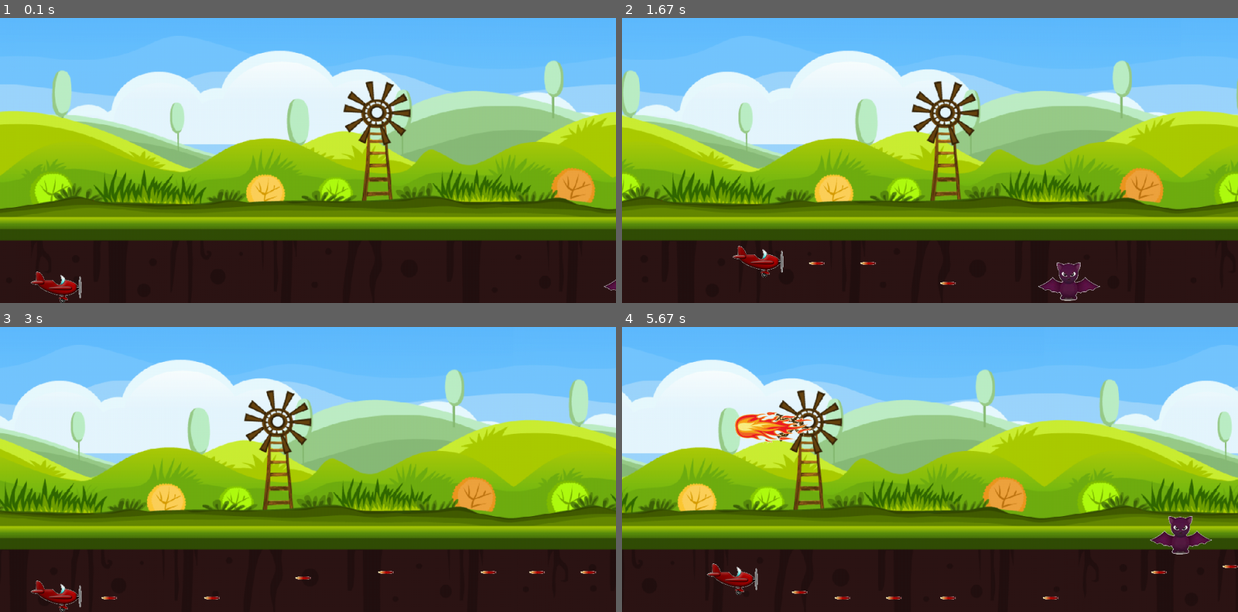
Above: before the commit, frames 1-4 (two rows, left to right).
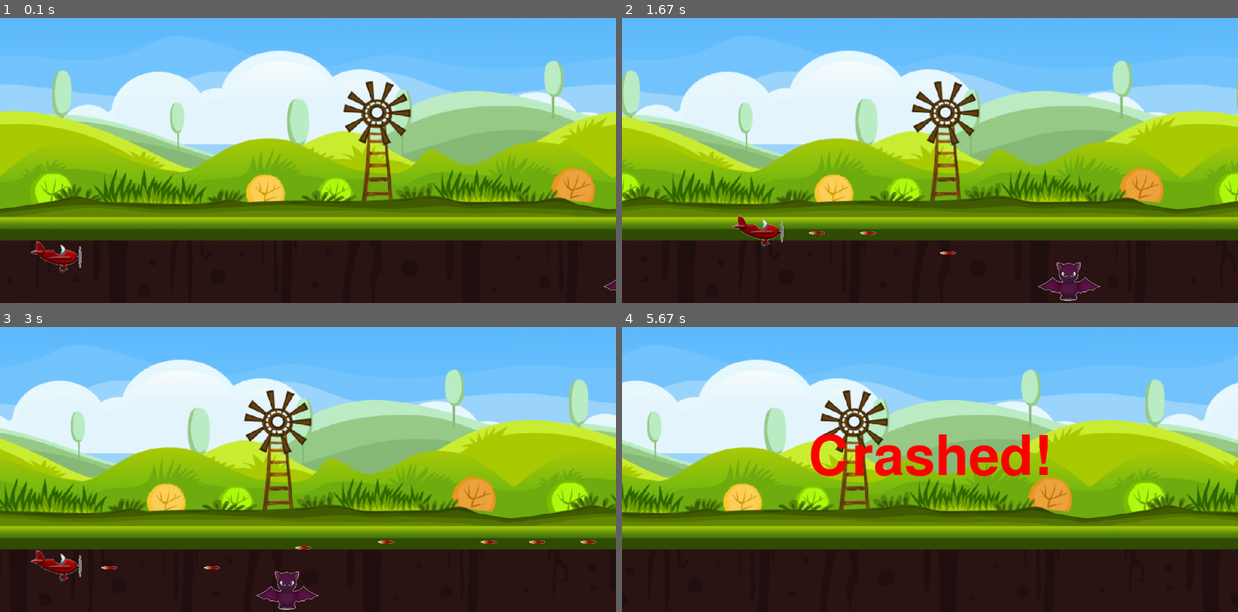
Above: after the commit, the same moments.

Repository: imn00133/PythonSeminar17
Game: pygame game, started from text_materials_test/pygame/airplane_game/7_Enemy_collision.py
Same seed, same stepped clock (60 frames per second), same inputs: the game is played once before the commit and once after it.
Inputs:
- Up to frame 1 (0.1 s): no input
- Up to frame 2 (1.67 s): hold Right 0.33-0.8 s; hold Up 0.83-1.13 s; tap Ctrl at 0.9, 1.23, 1.53 s; hold Right 1.17-1.63 s
- Up to frame 3 (3 s): hold Left 1.67-2.2 s; tap Ctrl at 1.73, 2.03, 2.3, 2.63, 2.93 s; hold Down 2.23-2.53 s; hold Left 2.57-2.97 s
- Up to frame 4 (5.67 s): hold Up 3-3.37 s; tap Ctrl at 3.07, 3.47, 3.77, 4.13, 4.53, 4.83, 5.03, 5.33, 5.53 s; hold Right 3.4-4.03 s; hold Down 4.07-4.43 s; hold Left 4.47-4.93 s; hold Right 4.97-5.43 s; hold Up from 5.47 s (still down)

The runs differ from the first frame. In frame 1, 0.7% of the frame differs, in the area x 5-14%, y 78-100%; in frame 2, 0.9%; in frame 3, 1.7%; in frame 4, 29%, in the area x 0-100%, y 11-96%.

Commit message:
add comment

Diff:
--- a/text_materials_test/pygame/airplane_game/7_Enemy_collision.py
+++ b/text_materials_test/pygame/airplane_game/7_Enemy_collision.py
@@ -34,7 +34,7 @@
         self.image = IMAGESDICT['airplane']
         self.rect = self.image.get_rect()
         self.rect.left = WINDOWWIDTH * 0.05
-        self.rect.top = WINDOWWIDTH * 0.8
+        self.rect.top = WINDOWHEIGHT * 0.8
 
     def change_y(self, value):
         """
@@ -252,7 +252,7 @@
     global FPSCLOCK, DISPLAYSURF
     global IMAGESDICT
 
-    # 비행기 왼쪽 초기 위치
+    # 비행기 x, y 변화값을 0으로 초기화 한다.
     airplane_y_change = 0
     airplane_x_change = 0
 
@@ -340,6 +340,7 @@
         # 비행기와 박쥐, 파이어볼의 충돌 검사
         airplane_crash_bat = pygame.sprite.spritecollide(airplane, bat_group, False)
         airplane_crash_fire = pygame.sprite.spritecollide(airplane, fireball_group, False)
+        print(airplane_crash_bat)
         if airplane_crash_bat or airplane_crash_fire:
             # group이 그냥 초기화되면, 소멸자가 작동하지 않는 것으로 보아, 객체가 남는 것으로 보인다.
             # group을 명시적으로 비워준다.
